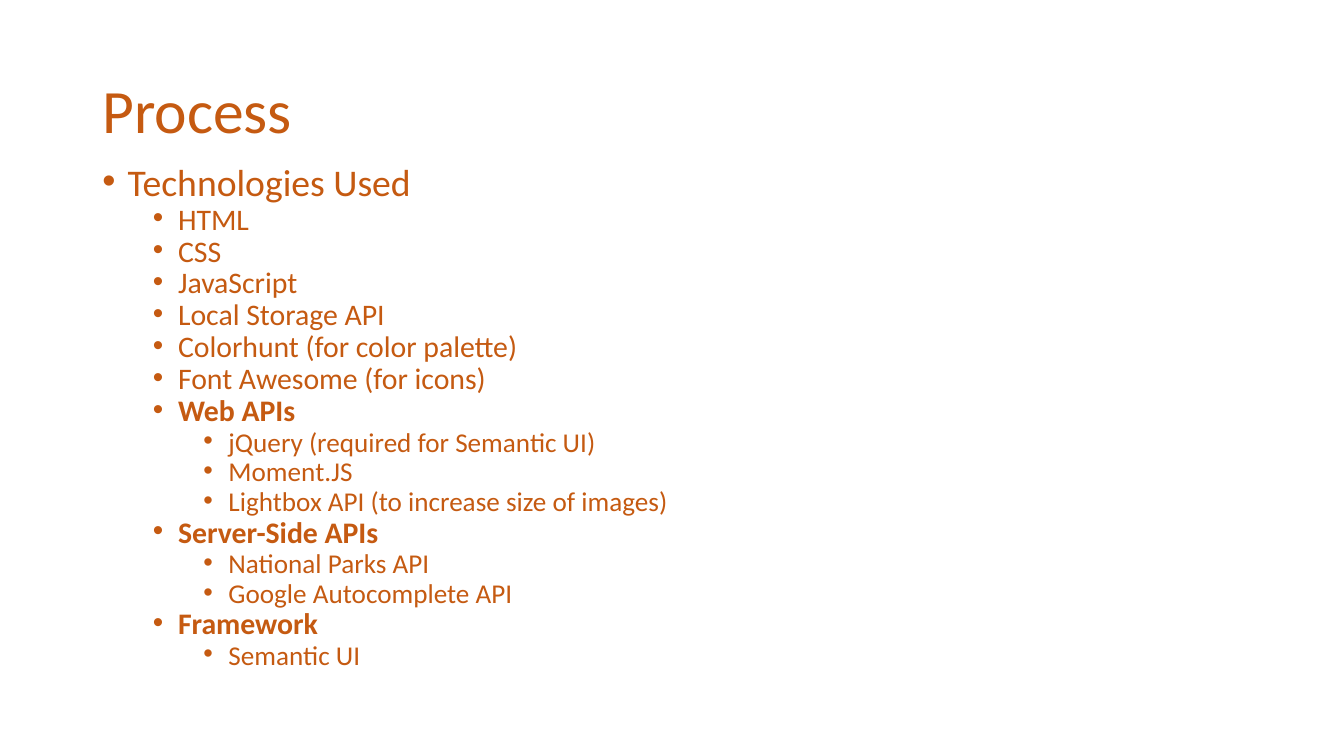
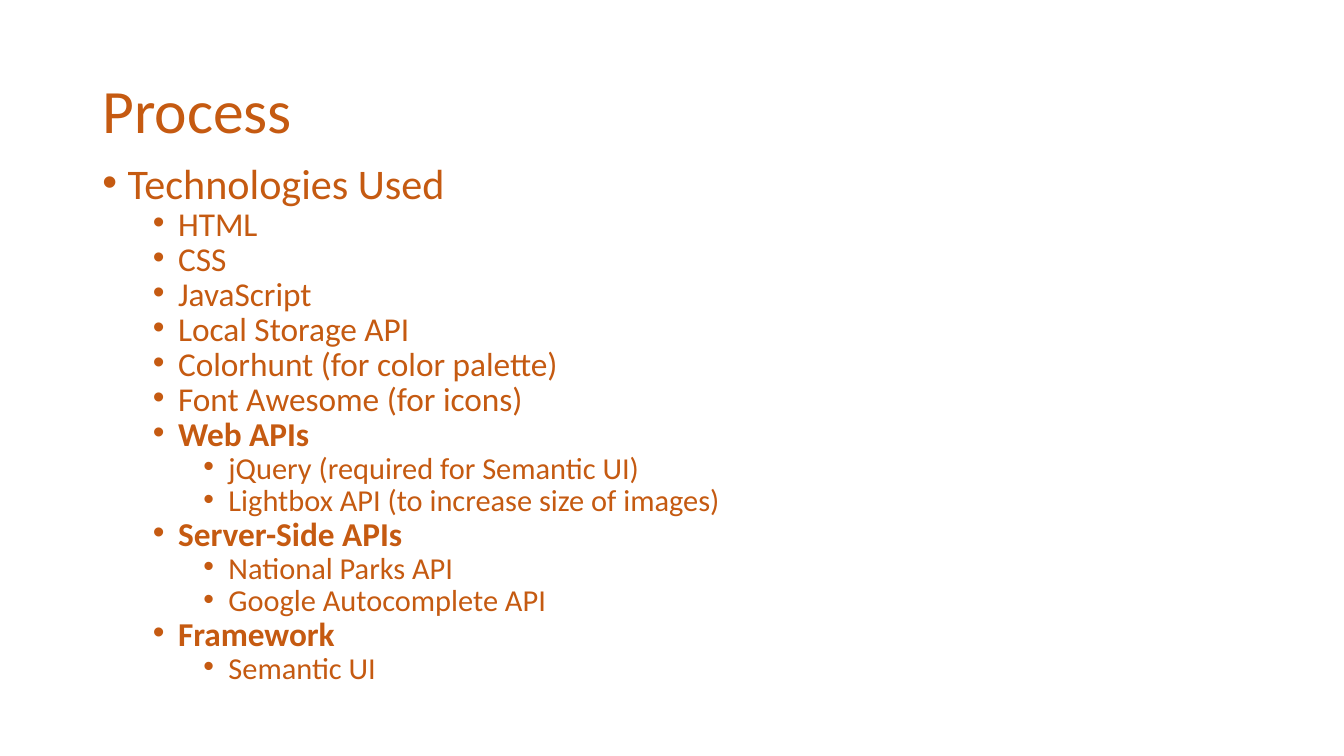
Before and after one commit to Tonycodesnow/NationalParkSearch, a slide deck: slide 4 of Project1.pptx. Drawn at 1344x756 pixels with LibreOffice and Linux fonts; fonts in the diff are those of the drawing. Boxes give left, top, right and bottom in pixels: in the first picture for what was removed or moved away, otherwise in the second. Text is boxed around its words. In the diff, an @@ line names an element or a change of style, - is before the commit and + after.

Commit message:
removed moment.js

```diff
--- a/Project1.pptx
+++ b/Project1.pptx
@@ text "Technologies Used" at [128,169,719,680]: size 26.9 to 30.1 pt in "Technologies Used"; size 21.2 to 23.8 pt in "HTML", "CSS", "JavaScript", "Local Storage API" and 5 more places; size 19.4 to 21.7 pt in "jQuery (required for Semantic UI)", "Lightbox API (to increase size of images)", "National Parks API", "Google Autocomplete API" and 1 more places @@
@@ text at [228,463,352,481]: paragraph removed @@
-    • Moment.JS
```
